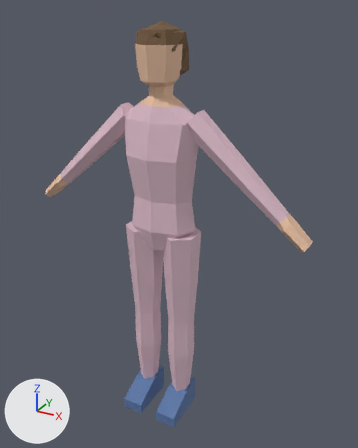
The FBX model Assets/Character/Patient_Female/Patient_Female.fbx as it was, and as the next commit left it.
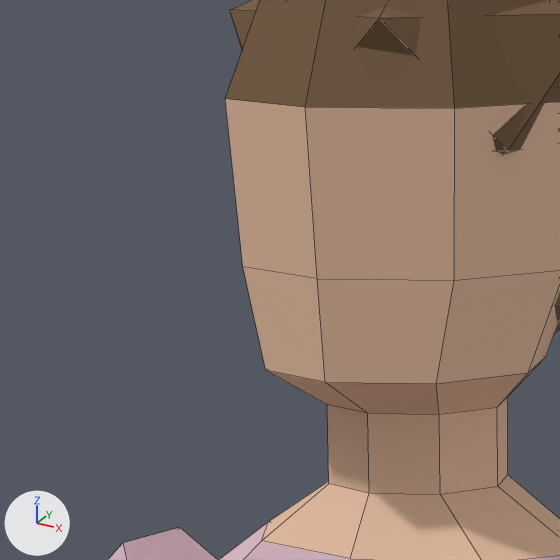
Each version appears first whole from a 50 mm lens placed at (0.963, -1.615, 1.734), pointed at (0.054, 0.039, 0.907), and next in a close-up on the part from 29% to 50% of the width and 7% to 24% of the height. Lighting does not change. The marker at lower left points along +X, +Y and +Z. The older version's two pictures come first. The close-ups show mesh edges as thin lines.

Names of what the first close-up shows: 'Patient_Female'.
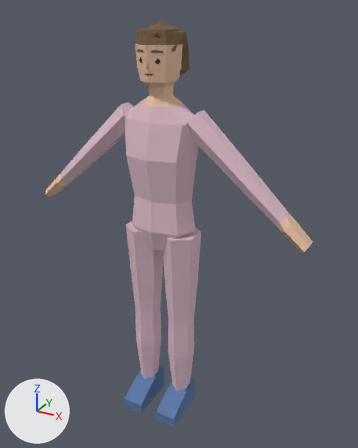
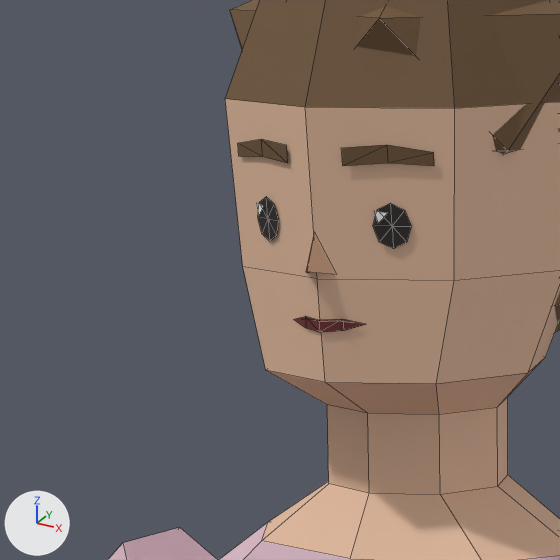
The change, as a diff of the scene's bpy script:
```diff
--- a/Assets/Character/Patient_Female/Patient_Female.fbx.py
+++ b/Assets/Character/Patient_Female/Patient_Female.fbx.py
@@ img_facepalette_png @@
+img_facepalette_png = load_image('FacePalette.png', '../Face/FacePalette.png', 32, 16, 'sRGB')
@@ mat_patient_female_face @@
+mat_patient_female_face = principled_material('Patient_Female_Face')
+mat_patient_female_face.texture = img_facepalette_png
+mat_patient_female_face.roughness = 0.55
@@ me_patient_female @@
 # used by ob_patient_female; location = (0.0, 0.0, 0.0)
-me_patient_female.from_pydata(...)  # 273 vertices, 268 faces; spans x -0.61..0.61, y -0.15..0.11, z 0.0..1.69
+me_patient_female.from_pydata(...)  # 353 vertices, 329 faces; spans x -0.61..0.61, y -0.15..0.11, z 0.0..1.69
+# me_patient_female part 1
+# 80 vertices are added at x -0.05..0.05, y -0.1..-0.07, z 1.51..1.6
+# 53 new faces join them, mat_patient_female_face (picture img_facepalette_png)
+# 8 new faces join them, mat_patient_female_hair (brown #6f5538)
 me_patient_female.materials.append(mat_patient_female_bottom)
@@ me_patient_female @@
 me_patient_female.materials.append(mat_patient_female_shoes)
+me_patient_female.materials.append(mat_patient_female_face)  # picture img_facepalette_png
```

Location of each change, (x1, y1, x2, y2) in pixels of the close-ups (560 x 560 px):
part 1 of me_patient_female, added
    after: (238, 139, 434, 332)
